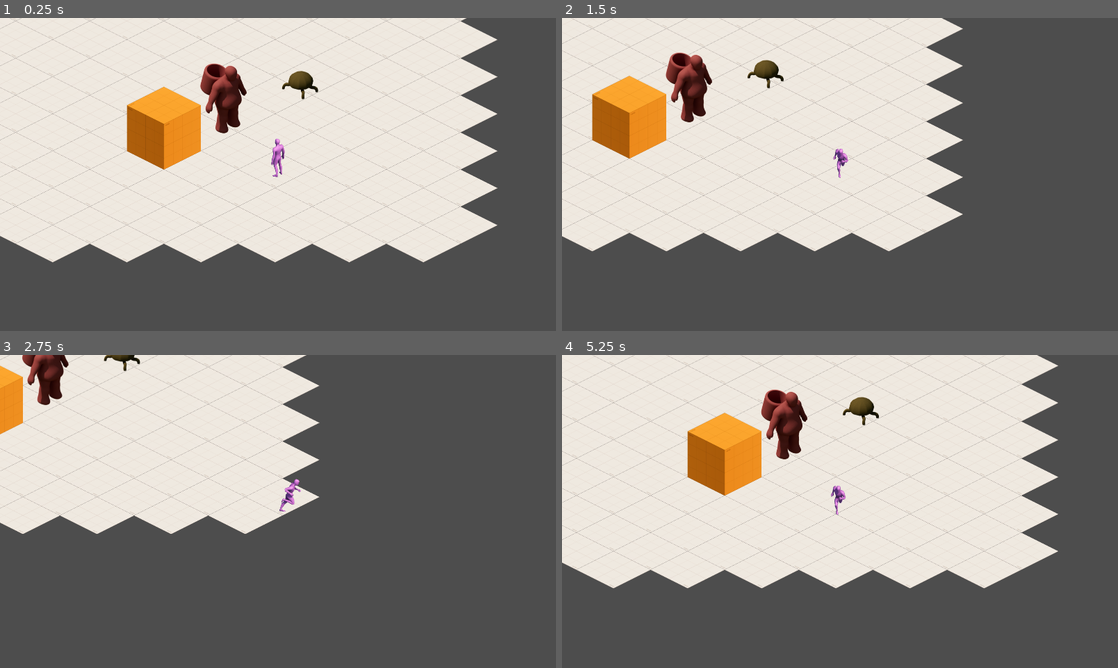
Above: before the commit, frames 1-4 (two rows, left to right).
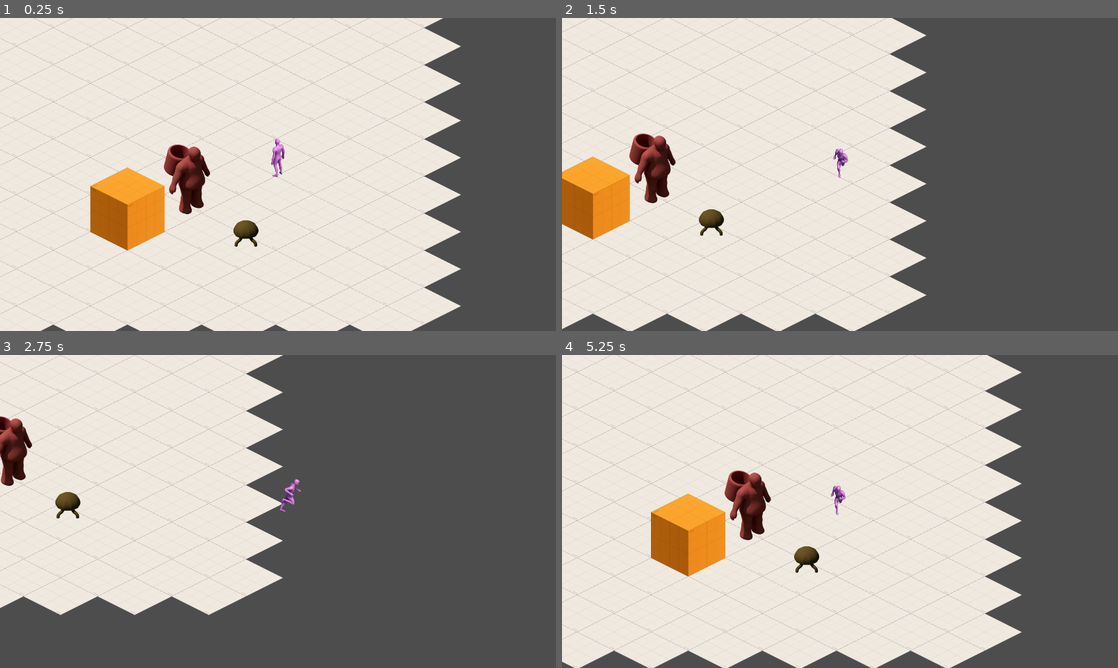
Above: after the commit, the same moments.

Repository: bradlycarpenter/Project-H-Phase-2
Game: Godot game, scene res://levels/test-levels/test-movement/scene/test_movement.tscn
The game is run twice, just before and just after one commit, with the same random seed, the same clock (stepped at 60 frames per second) and the same inputs. This scene is started directly instead of the project's main scene.
Inputs:
- Up to frame 1 (0.25 s): no input
- Up to frame 2 (1.5 s): tap Enter at 0.5 s; hold D (move_right) 0.53-1.28 s; hold S (move_down) from 1.28 s (still down)
- Up to frame 3 (2.75 s): release S (move_down) at 2.03 s; hold D (move_right) from 2.03 s (still down)
- Up to frame 4 (5.25 s): release D (move_right) at 2.78 s; hold W (move_up) 2.78-3.53 s; hold A (move_left) 3.53-5.03 s; hold S (move_down) from 5.03 s (still down)

The runs differ from the first frame. In frame 1, 35% of the frame differs, in the area x 0-90%, y 0-100%; in frame 2, 30%; in frame 3, 19%; in frame 4, 36%.

Commit message:
update/position-in-scene

Diff:
--- a/actors/test-actors/mobs/lil-bug-dude/scene/lil_big_dude.tscn
+++ b/actors/test-actors/mobs/lil-bug-dude/scene/lil_big_dude.tscn
@@ -7,6 +7,7 @@
 [ext_resource type="Texture2D" uid="uid://j4yg6ronj42" path="res://actors/test-actors/mobs/lil-bug-dude/art/lil-bug-dude-sprites/idle/NW_LBDude_Idle0.png" id="4_yfpkc"]
 [ext_resource type="Texture2D" uid="uid://b01o62ke5of76" path="res://actors/test-actors/mobs/lil-bug-dude/art/lil-bug-dude-sprites/idle/SE_LBDude_Idle0.png" id="6_bbtlm"]
 [ext_resource type="Texture2D" uid="uid://ba37lf502piee" path="res://actors/test-actors/mobs/lil-bug-dude/art/lil-bug-dude-sprites/idle/SW_LBDude_Idle0.png" id="7_c10y7"]
+[ext_resource type="Texture2D" uid="uid://limnc4epbvwo" path="res://actors/test-actors/mobs/lil-bug-dude/art/lil-bug-dude-sprites/idle/W_LBDude_Idle0.png" id="8_k7yqd"]
 
 [sub_resource type="SpriteFrames" id="SpriteFrames_l74i6"]
 animations = [{
@@ -65,6 +66,14 @@
 "loop": true,
 "name": &"idle_SW",
 "speed": 5.0
+}, {
+"frames": [{
+"duration": 1.0,
+"texture": ExtResource("8_k7yqd")
+}],
+"loop": true,
+"name": &"idle_W",
+"speed": 5.0
 }]
 
 [node name="LilBigDude" type="CharacterBody2D"]
@@ -72,7 +81,7 @@
 
 [node name="AnimatedSprite2D" type="AnimatedSprite2D" parent="."]
 sprite_frames = SubResource("SpriteFrames_l74i6")
-animation = &"idle_SW"
+animation = &"idle_W"
 offset = Vector2(0, -149.105)
 
 [node name="CollisionPolygon2D" type="CollisionPolygon2D" parent="."]
--- a/levels/test-levels/test-movement/scene/test_movement.tscn
+++ b/levels/test-levels/test-movement/scene/test_movement.tscn
@@ -12,7 +12,7 @@
 y_sort_enabled = true
 
 [node name="TestCharacter" parent="." instance=ExtResource("2_7ijcs")]
-position = Vector2(1290, 913)
+position = Vector2(1416, 634)
 collision_layer = 1
 collision_mask = 15
 
@@ -20,4 +20,4 @@
 position = Vector2(1113, 746)
 
 [node name="LilBigDude" parent="." instance=ExtResource("4_brs7s")]
-position = Vector2(1366, 604)
+position = Vector2(1305, 839)
Not shown: 1 places in actors/test-actors/mobs/lil-bug-dude/scene/lil_big_dude.tscn that only renumber resources
